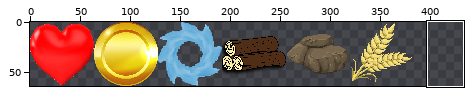
Two states of a sprite sheet, TowerDefense/res/textures/Stats.png. Above, an overview of the earlier version with the close-up marked.
Close-up. As it was:
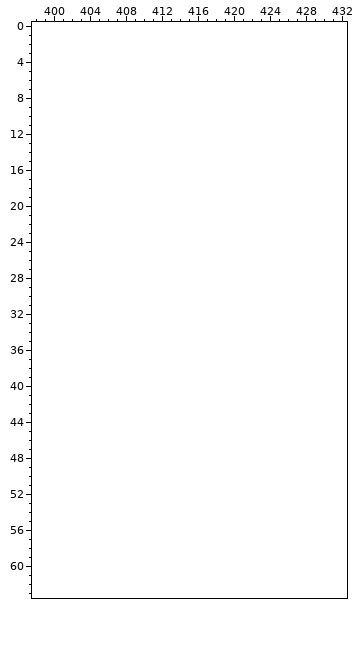
The file is 384x64 pixels. Shown: x 398..432, y 0..63. The old version is drawn lined up with the new one, on the new canvas. The wide view leaves out empty margins.
Palette (. is transparent): 
Once edited:
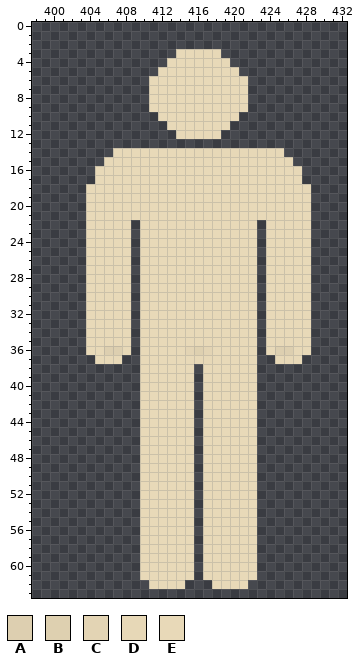
Colours new in this view: A #ddcfb0  B #ded0b0  C #e3d4b4  D #e7d8b7  E #e8d9b8
Diff:
canvas 384x64 -> 450x64
Changed rows in their new state; - is an unchanged pixel.
first column x 404:
 3 ----------EEDDD----------
 4 ---------EEEEEED---------
 5 --------EEEEEEEED--------
 6 -------EEEEEEEEEED-------
 7 -------EEEEEEEEEEE-------
 8 -------EEEEEEEEEEE-------
 9 -------EEEEEEEEEEE-------
10 --------EEEEEEEEE--------
11 ---------EEEEEEE---------
12 ----------EEEEE----------
14 ---EEEEEEEEEDDDDDDDDDD---
15 --EEEEEEEEEEEEEEEEEEEED--
16 -EEEEEEEEEEEEEEEEEEEEEED-
17 -EEEEEEEEEEEEEEEEEEEEEEE-
18 EEEEEEEEEEEEEEEEEEEEEEEED
19 EEEEEEEEEEEEEEEEEEEEEEEEE
20 EEEEEEEEEEEEEEEEEEEEEEEEE
21 EEEEEEEEEEEEEEEEEEEEEEEEE
22 EEEEE-EEEEEEEEEEEEE-EEEEE
23 EEEEE-EEEEEEEEEEEEE-EEEEE
24 EEEEE-EEEEEEEEEEEEE-EEEEE
25 EEEEE-EEEEEEEEEEEEE-EEEEE
26 EEEEE-EEEEEEEEEEEEE-EEEEE
27 EEEEE-EEEEEEEEEEEEE-EEEEE
28 EEEEE-EEEEEEEEEEEEE-EEEEE
29 EEEEE-EEEEEEEEEEEEE-EEEEE
30 EEEEE-EEEEEEEEEEEEE-EEEEE
31 EEEEE-EEEEEEEEEEEEE-EEEEE
32 EEEEE-EEEEEEEEEEEEE-EEEEE
33 EEEEE-EEEEEEEEEEEEE-EEEEE
34 EEEEE-EEEEEEEEEEEEE-EEEEE
35 EEEEE-EEEEEEEEEEEEE-EEEEE
36 EEAAE-EEEEECBCEEEEE-EAAEE
37 -EEE--EEEEEEDDEEEEE--DDE-
38 ------EEEEEE-EEEEEE------
39 ------EEEEEE-EEEEEE------
40 ------EEEEEE-EEEEEE------
41 ------EEEEEE-EEEEEE------
42 ------EEEEEE-EEEEEE------
43 ------EEEEEE-EEEEEE------
44 ------EEEEEE-EEEEEE------
45 ------EEEEEE-EEEEEE------
46 ------EEEEEE-EEEEEE------
47 ------EEEEEE-EEEEEE------
48 ------EEEEEE-EEEEEE------
49 ------EEEEEE-EEEEEE------
50 ------EEEEEE-EEEEEE------
51 ------EEEEEE-EEEEEE------
52 ------EEEEEE-EEEEEE------
53 ------EEEEEE-EEEEEE------
54 ------EEEEEE-EEEEEE------
55 ------EEEEEE-EEEEEE------
56 ------EEEEEE-EEEEEE------
57 ------EEEEEE-EEEEEE------
58 ------EEEEEE-EEEEEE------
59 ------EEEEEE-EEEEEE------
60 ------EEEEEE-EEEEEE------
61 ------EEEEEE-EEEEEE------
62 -------EEEE---EEEE-------
Changed places in both close-ups, as pixel boxes (x1, y1, x2, y2):
added: (86, 49, 311, 589)
